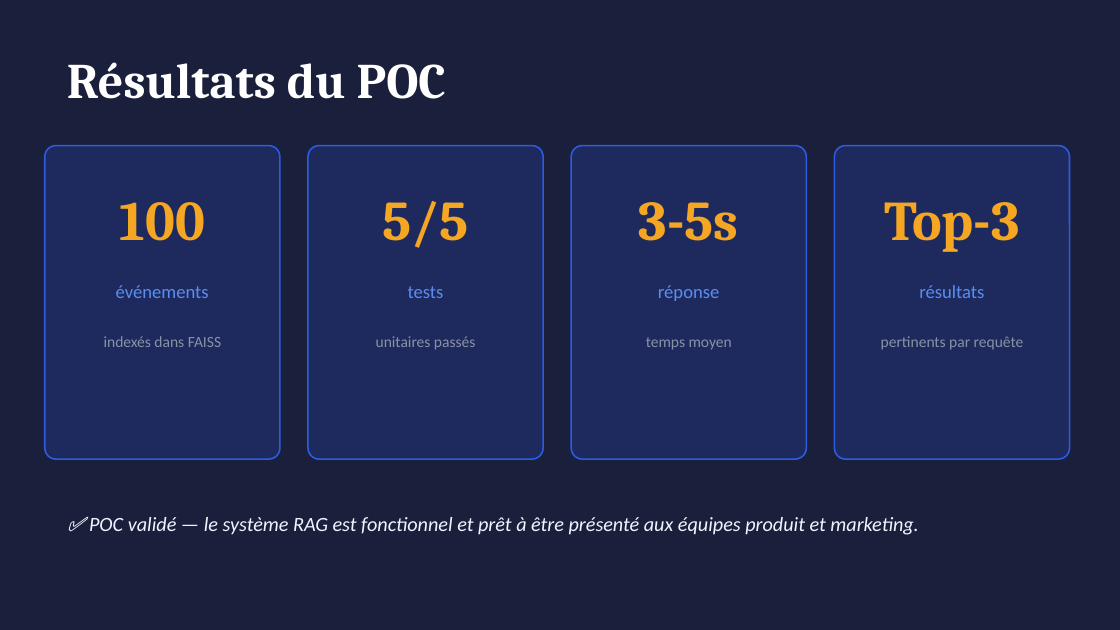
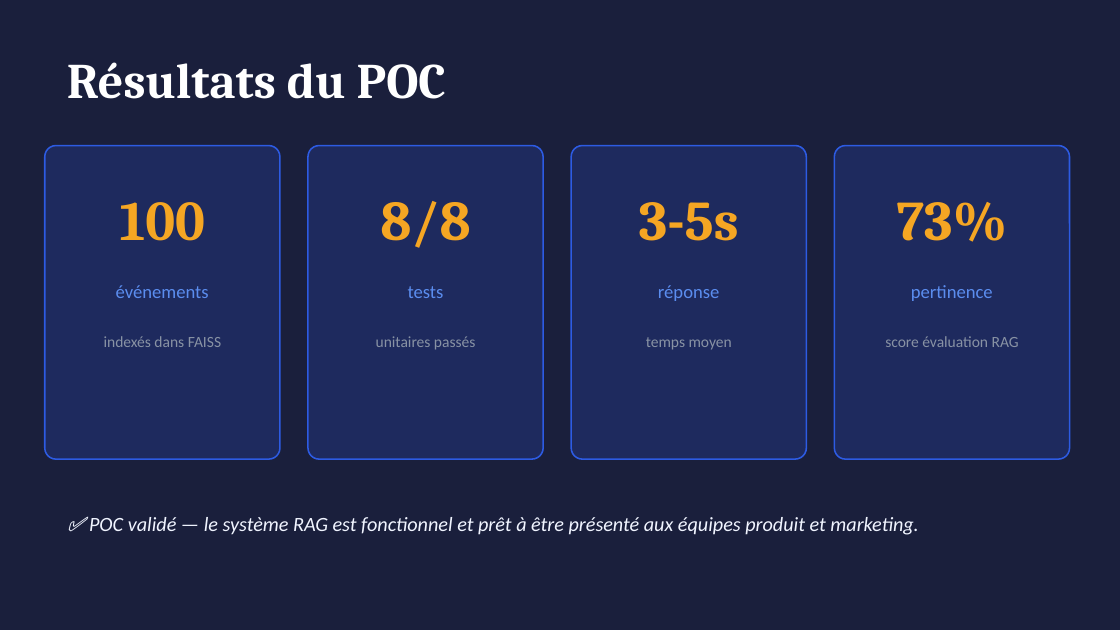
Before and after one commit to dorrazch-hue/puls-events-rag, a slide deck: slide 10 of docs/presentation_puls_events.pptx. Drawn at 1120x630 pixels with LibreOffice and Linux fonts; fonts in the diff are those of the drawing. Boxes give left, top, right and bottom in pixels: in the first picture for what was removed or moved away, otherwise in the second. Text is boxed around its words. In the diff, an @@ line names an element or a change of style, - is before the commit and + after.

```diff
--- a/docs/presentation_puls_events.pptx
+++ b/docs/presentation_puls_events.pptx
@@ text at box(380, 201, 471, 248): text changed @@
-5/5
+8/8
@@ text at box(897, 202, 1008, 242): text changed @@
-Top-3
+73%
@@ text at box(911, 285, 993, 301): text changed @@
-résultats
+pertinence
@@ text at box(885, 336, 1019, 347): text changed @@
-pertinents par requête
+score évaluation RAG
```
Also in this commit, not shown: 1 other slide changed.
